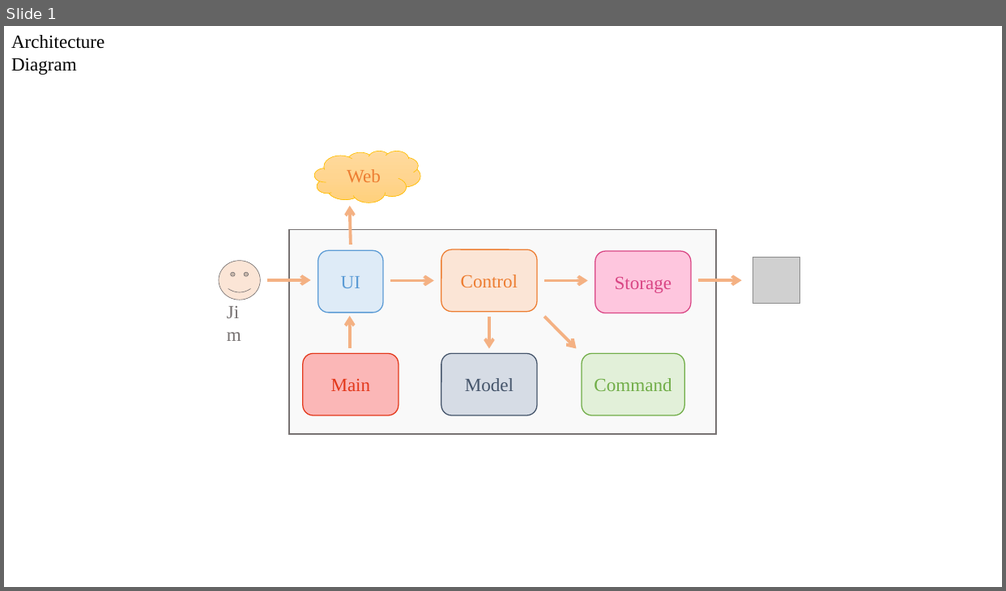
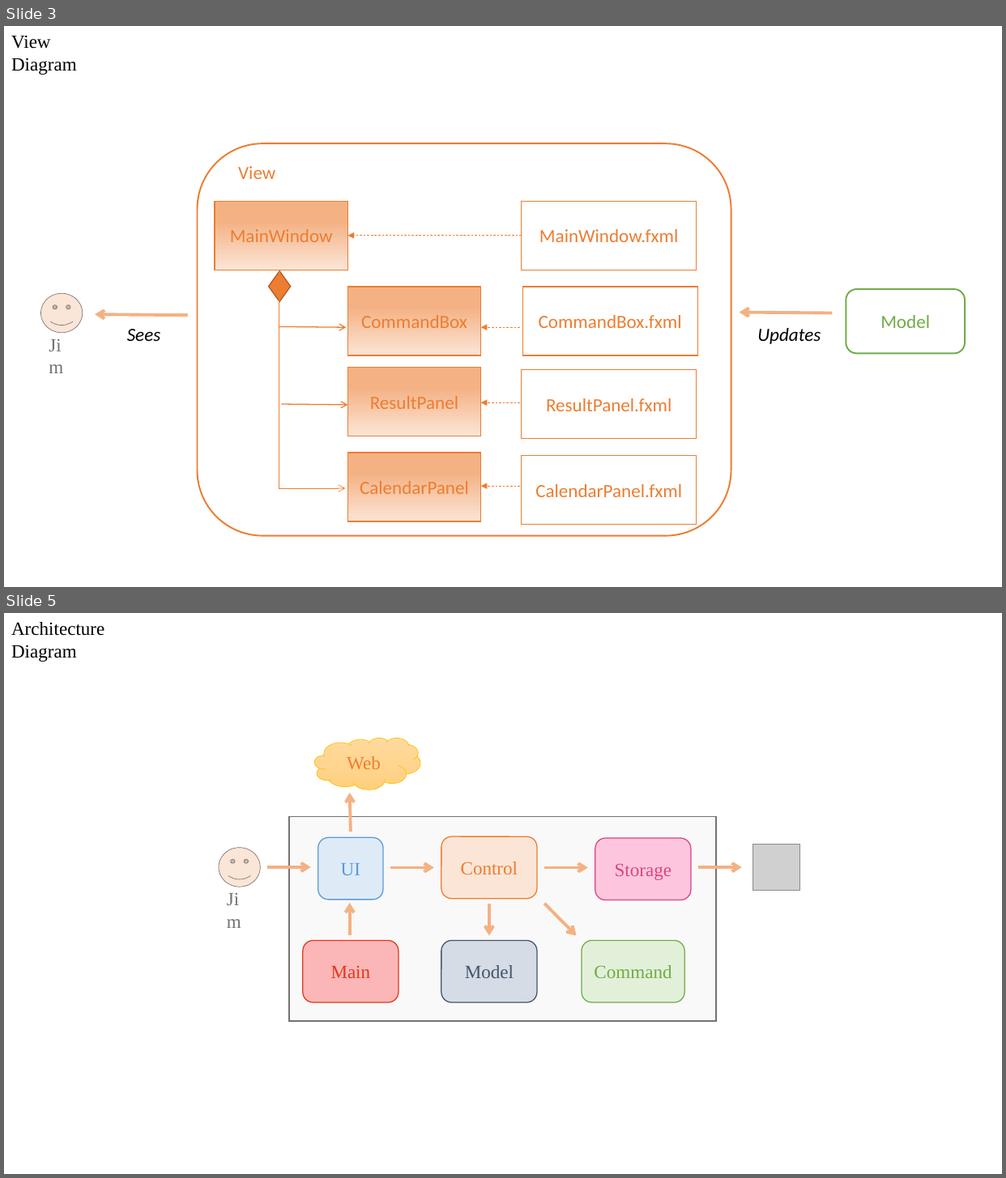
Before and after one commit to CS2103AUG2016-W11-C1/main, a slide deck: doc/UML.pptx. Shown one above the other, each under a label of ours: slide 1 before the commit, slides 3 and 5 after it; the slides between them are not shown. The pictures are 1006x591 and 1006x1178 pixels, drawn with LibreOffice and Linux fonts; fonts in the diff are those of the drawing; grey boxes stand for pictures. Boxes give left, top, right and bottom in pixels: in the first picture for what was removed or moved away, otherwise in the second. Text is boxed around its words. In the diff, an @@ line names an element or a change of style, - is before the commit and + after.

```diff
--- a/doc/UML.pptx
+++ b/doc/UML.pptx
@@ slide 3 added at [4, 26, 1002, 587], background #FFFFFF @@
@@ text added at [11, 35, 77, 75], 18 pt, text #000000 @@
+View Diagram
@@ group added at [40, 143, 965, 535]: 8 rectangles, 8 arrows, 4 texts, 2 rounded rectangles, 1 diamond, 1 elbow arrow, 1 smiley face @@
+MainWindow
+View
+Model
+CommandBox
+ResultPanel
+CalendarPanel
+CommandBox.fxml
+CalendarPanel.fxml
+ResultPanel.fxml
+MainWindow.fxml
+Jim
+Sees
+Updates
@@ what was slide 1 is now slide 5 @@
```
Also in this commit, not shown: 3 other slides added, 5 other files.
